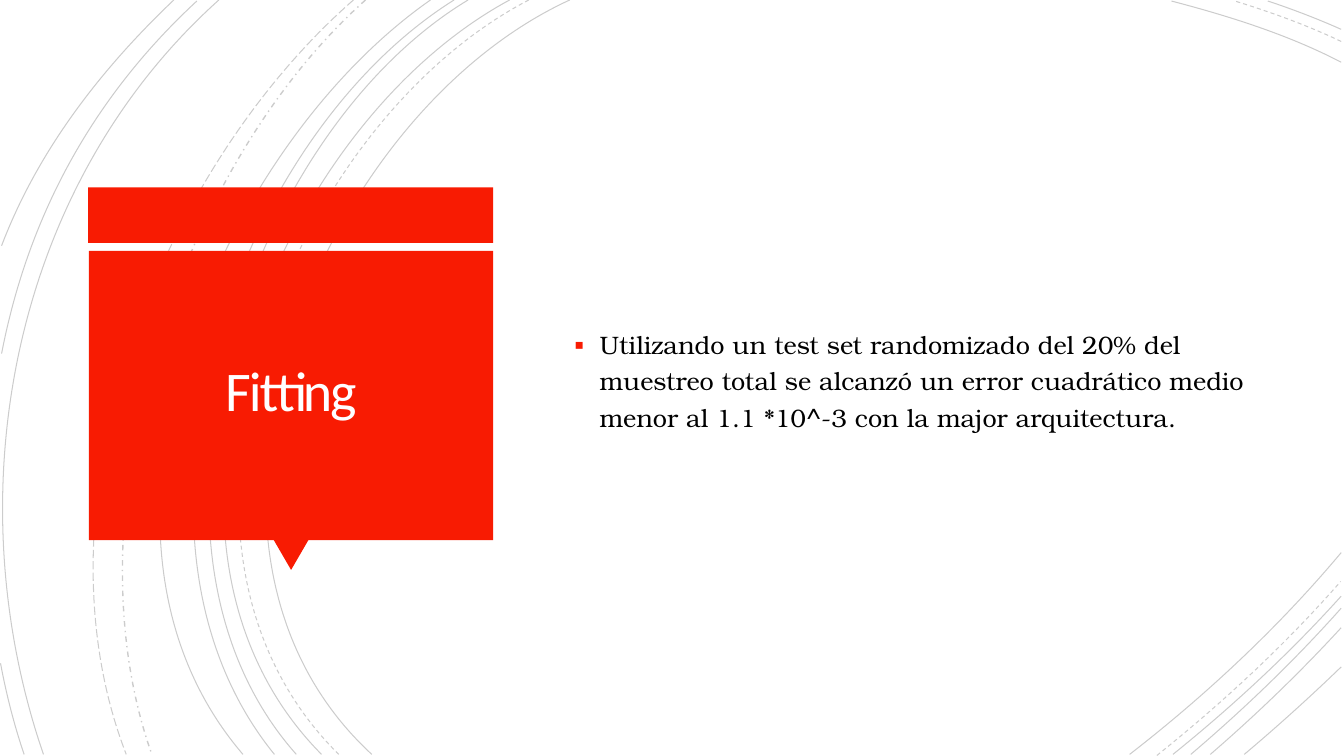
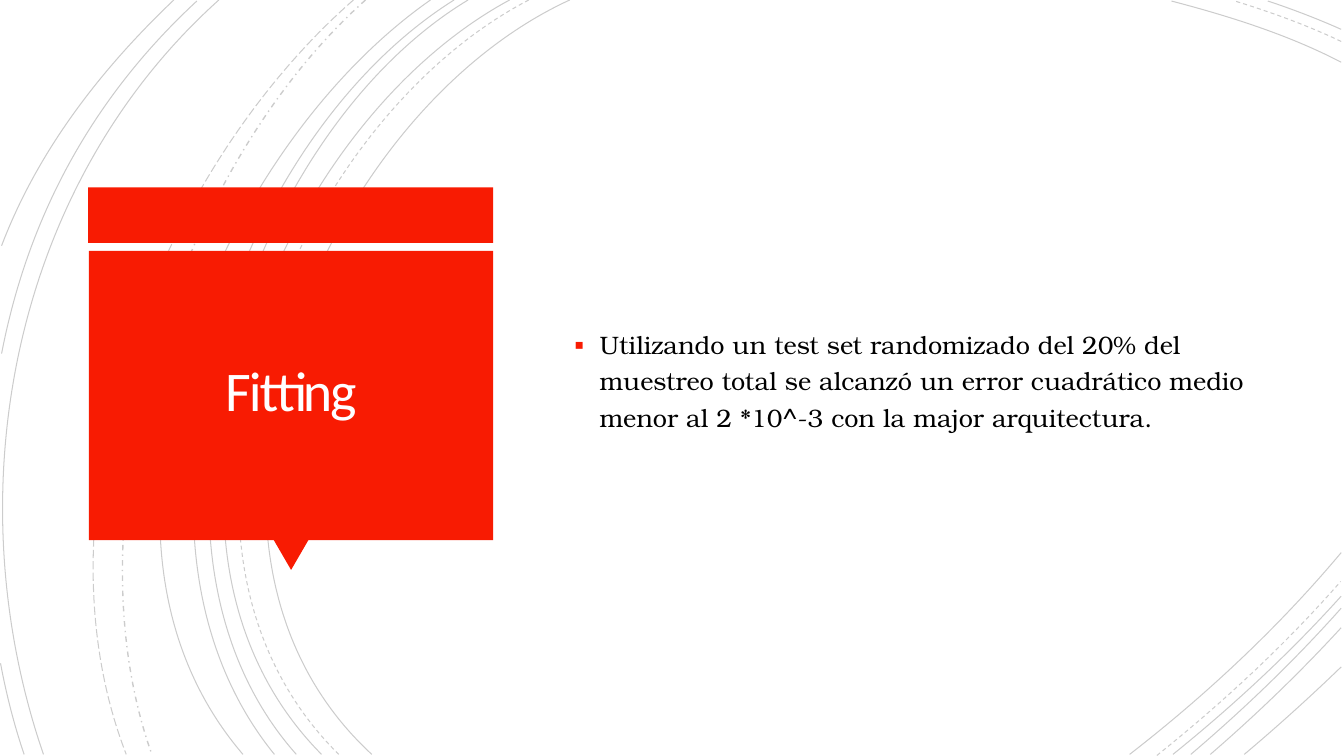
Before and after one commit to ramadis/sia, a slide deck: slide 15 of TP PARTE 2/presentacion.pptx (slide 14 before the commit). Drawn at 1344x756 pixels with LibreOffice and Linux fonts; fonts in the diff are those of the drawing. Boxes give left, top, right and bottom in pixels: in the first picture for what was removed or moved away, otherwise in the second. Text is boxed around its words. In the diff, an @@ line names an element or a change of style, - is before the commit and + after.

Commit message:
Add presentacion

```diff
--- a/TP PARTE 2/presentacion.pptx
+++ b/TP PARTE 2/presentacion.pptx
@@ text at (600,336,1243,433): text changed @@
-▪ Utilizando un test set randomizado del 20% del muestreo total se alcanzó un error cuadrático medio menor al 1.1 *10^-3 con la major arquitectura.
+▪ Utilizando un test set randomizado del 20% del muestreo total se alcanzó un error cuadrático medio menor al 2 *10^-3 con la major arquitectura.
```
Also in this commit, not shown: 1 other slide changed, 2 slides added, 1 slide removed, 1 other file.
